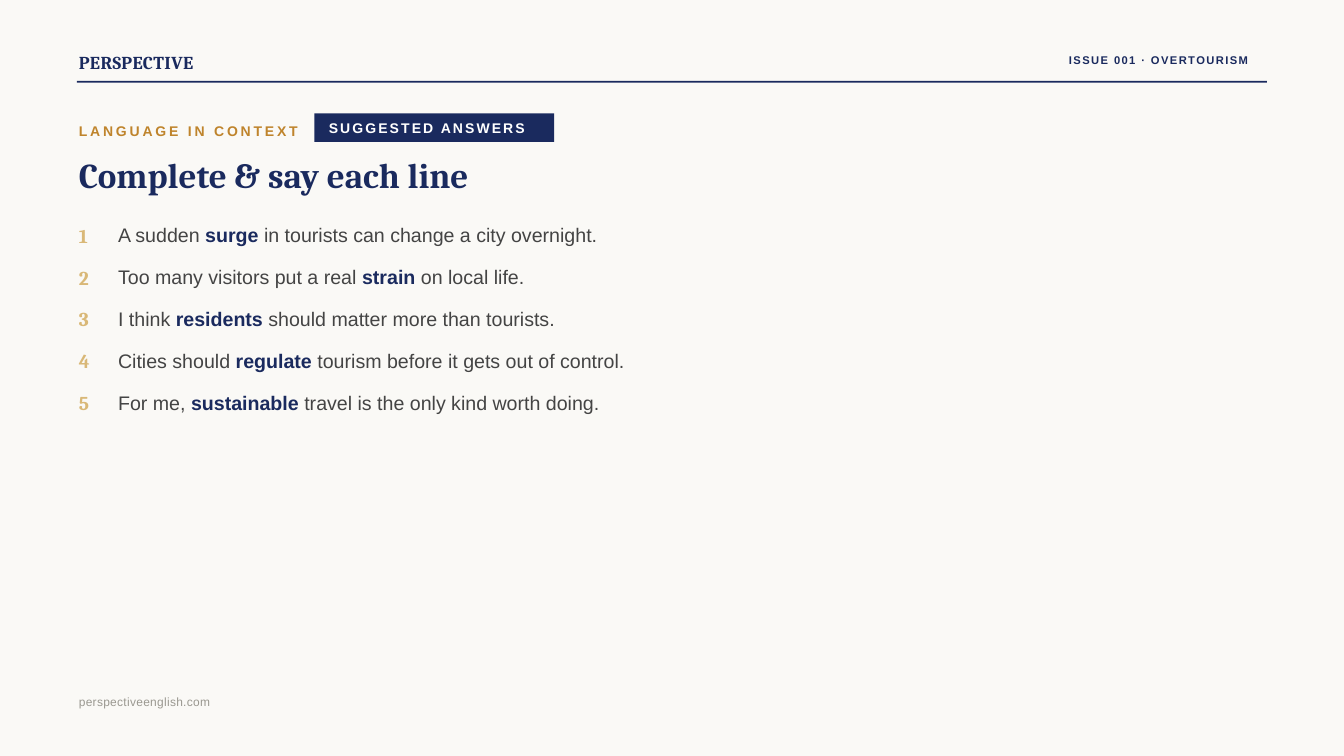
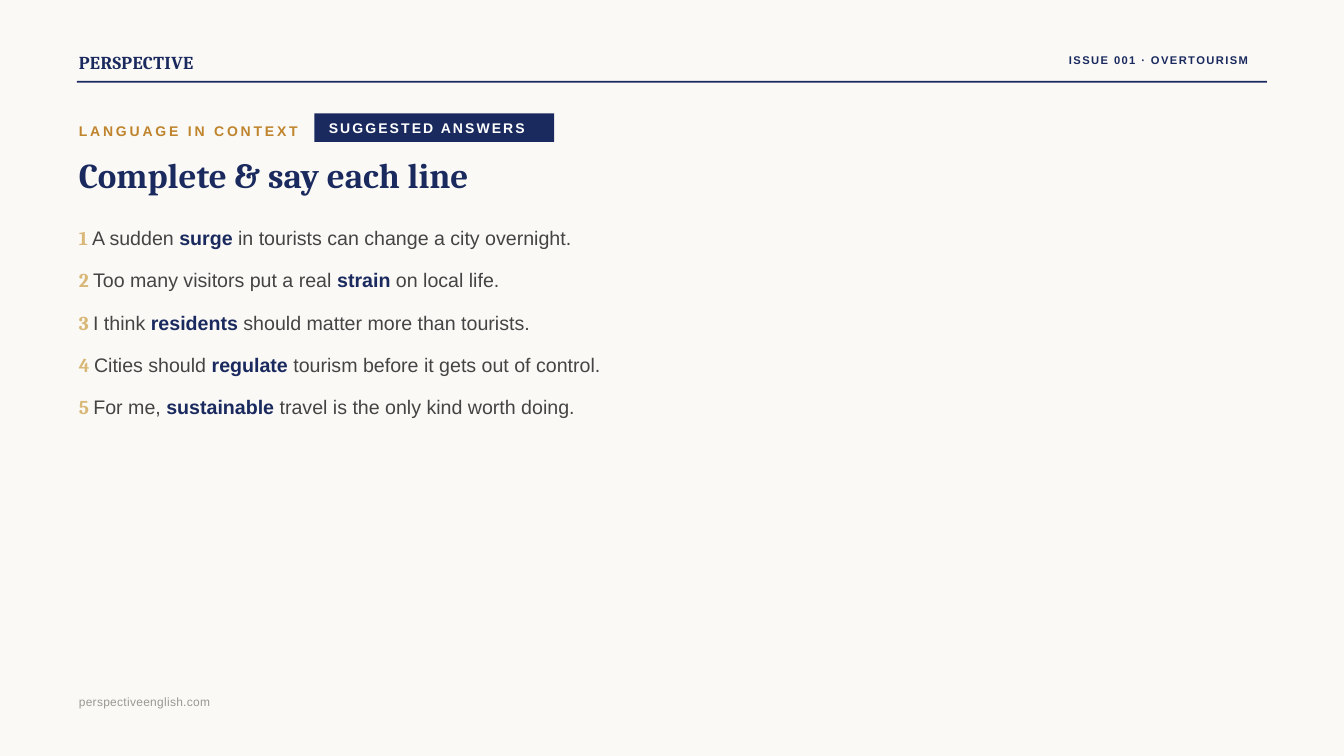
Before and after one commit to Swinka85/perspective-english, a slide deck: slide 13 of downloads/issue001-overtourism.pptx. Drawn at 1344x756 pixels with LibreOffice and Linux fonts; fonts in the diff are those of the drawing. Boxes give left, top, right and bottom in pixels: in the first picture for what was removed or moved away, otherwise in the second. Text is boxed around its words. In the diff, an @@ line names an element or a change of style, - is before the commit and + after.

```diff
--- a/downloads/issue001-overtourism.pptx
+++ b/downloads/issue001-overtourism.pptx
@@ text at <box>79,231,571,249</box>: text changed @@
-A sudden surge in tourists can change a city overnight.
+1 A sudden surge in tourists can change a city overnight.
@@ text removed at <box>79,230,88,243</box> @@
-1
@@ text at <box>79,272,499,291</box>: text changed @@
-Too many visitors put a real strain on local life.
+2 Too many visitors put a real strain on local life.
@@ text removed at <box>79,272,89,285</box> @@
-2
@@ text at <box>79,315,530,330</box>: text changed @@
-I think residents should matter more than tourists.
+3 I think residents should matter more than tourists.
@@ text removed at <box>79,313,89,326</box> @@
-3
@@ text at <box>79,357,600,376</box>: text changed @@
-Cities should regulate tourism before it gets out of control.
+4 Cities should regulate tourism before it gets out of control.
@@ text removed at <box>79,355,90,368</box> @@
-4
@@ text at <box>79,399,574,418</box>: text changed @@
-For me, sustainable travel is the only kind worth doing.
+5 For me, sustainable travel is the only kind worth doing.
@@ text removed at <box>79,397,89,410</box> @@
-5
```
Also in this commit, not shown: 14 other slides changed, 2 other files.
